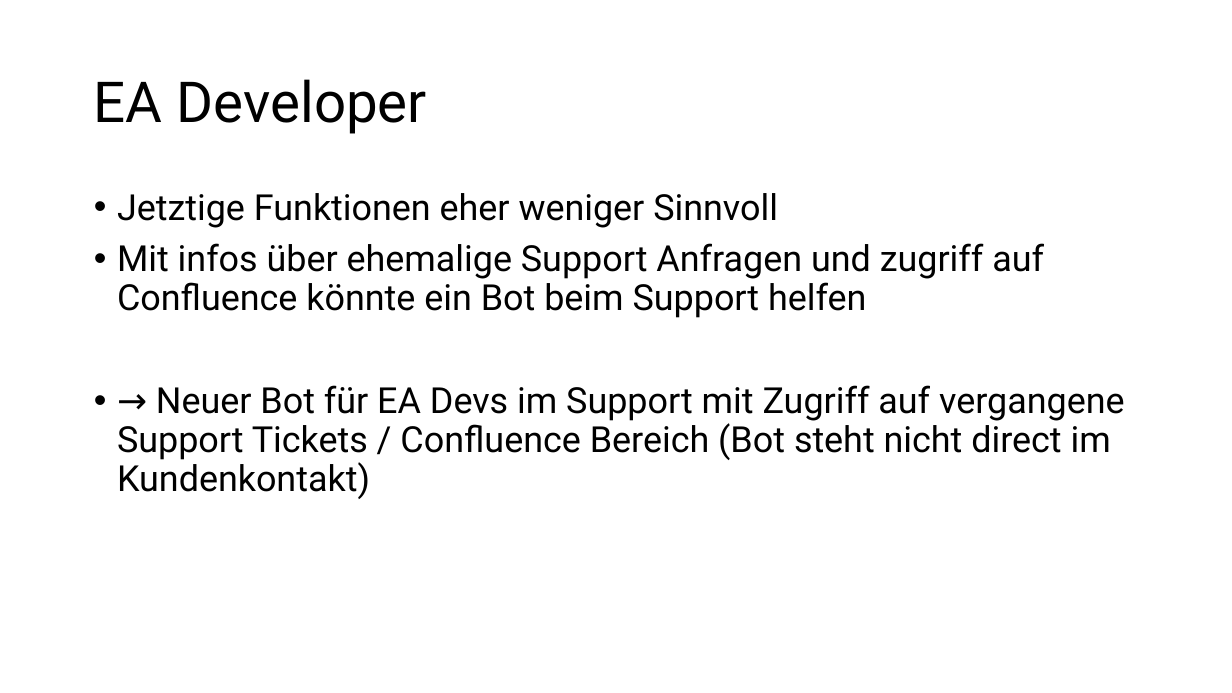
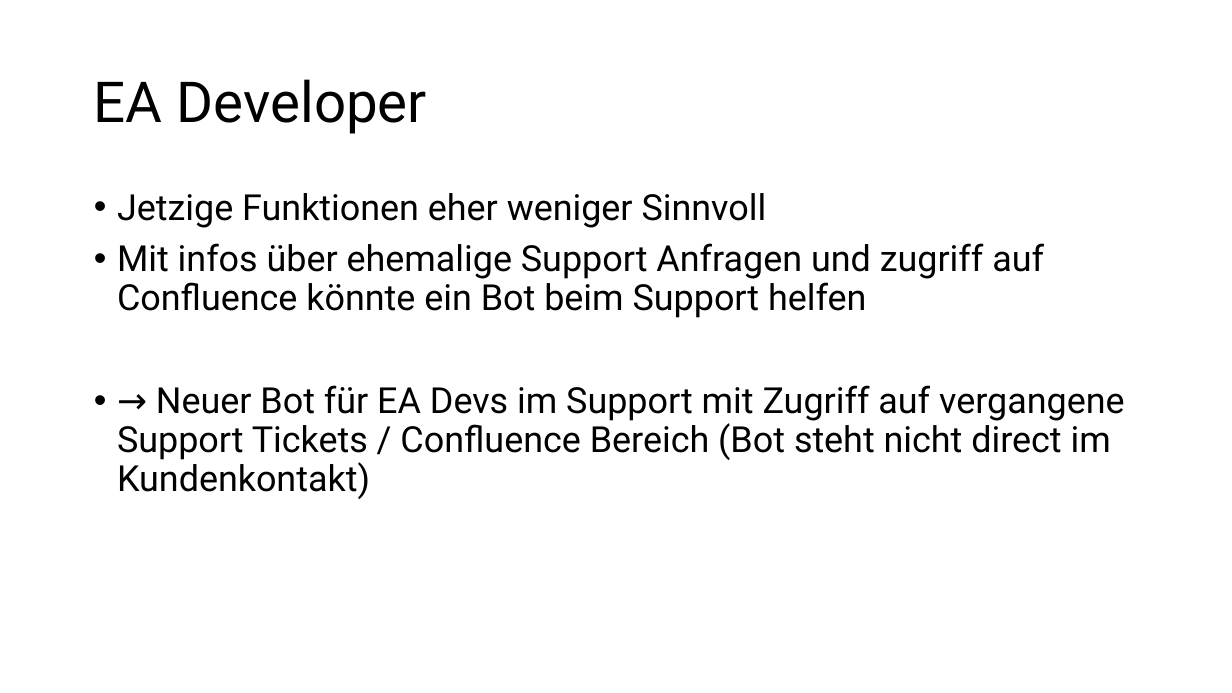
Before and after one commit to gladklo/bachelorThesis, a slide deck: slide 4 of Nico-Silas.pptx. Drawn at 1232x693 pixels with LibreOffice and Linux fonts; fonts in the diff are those of the drawing. Boxes give left, top, right and bottom in pixels: in the first picture for what was removed or moved away, otherwise in the second. Text is boxed around its words. In the diff, an @@ line names an element or a change of style, - is before the commit and + after.

```diff
--- a/Nico-Silas.pptx
+++ b/Nico-Silas.pptx
@@ text at (117, 193, 767, 228): text changed @@
-• Jetztige Funktionen eher weniger Sinnvoll
+• Jetzige Funktionen eher weniger Sinnvoll
```
Also in this commit, not shown: 1 other slide changed.
